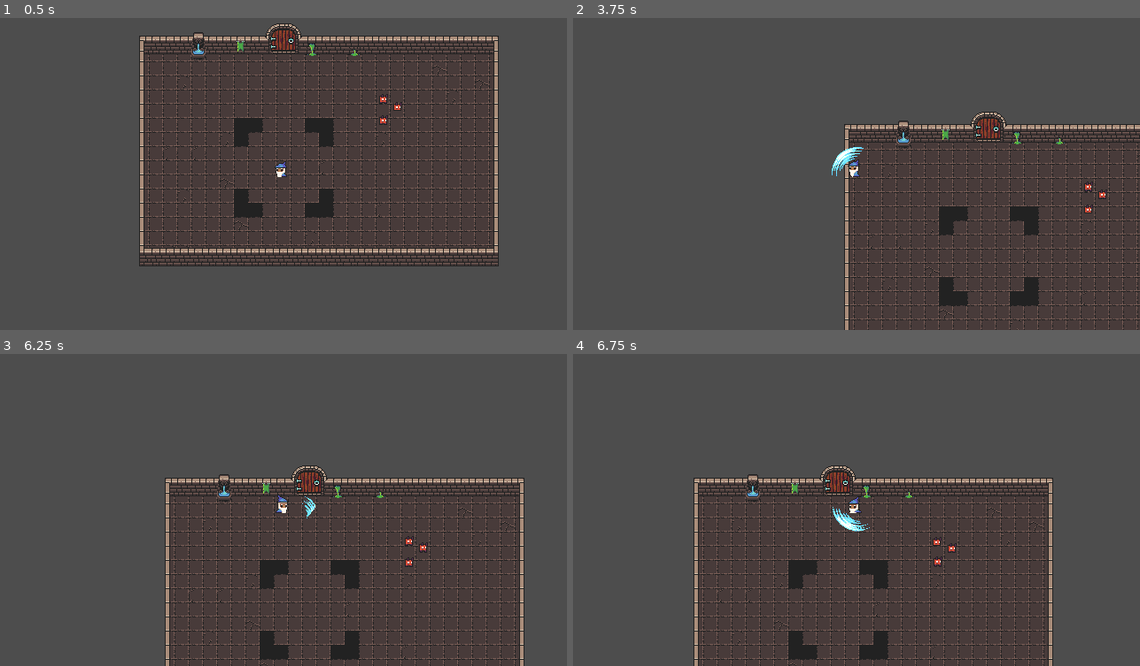
Above: before the commit, frames 1-4 (two rows, left to right).
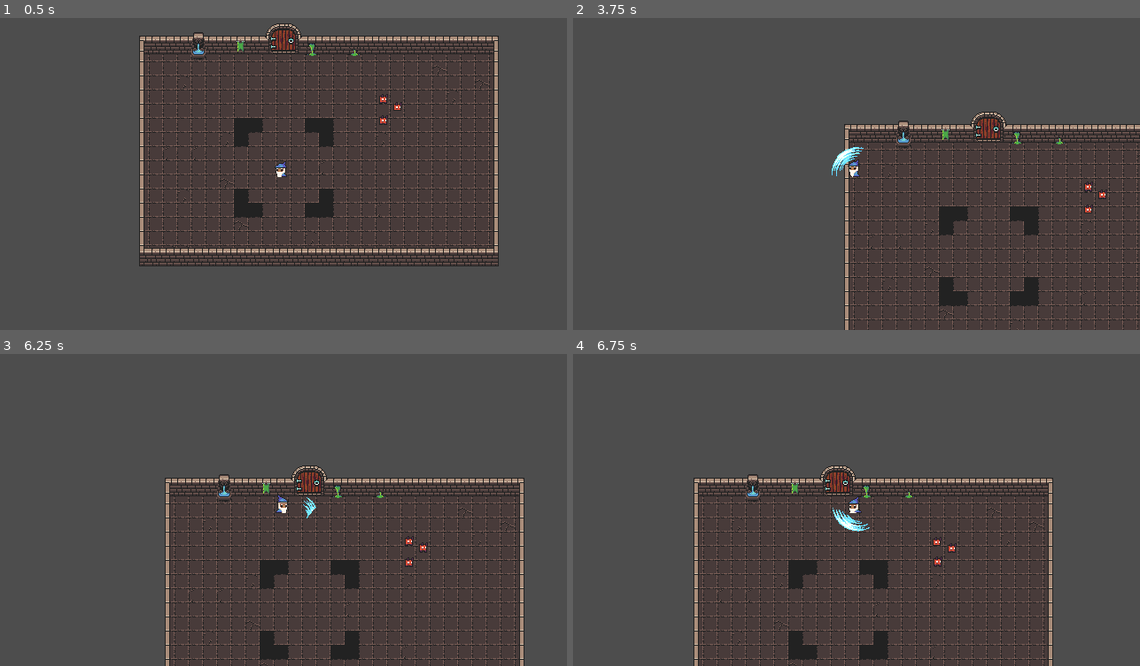
Above: after the commit, the same moments.

Repository: bloyot/arena-roguelike-prototype
Game: Godot game, scene res://scenes/test.tscn
The game is run twice, just before and just after one commit, with the same random seed, the same clock (stepped at 60 frames per second) and the same inputs.
Inputs (mouse positions are in pixels of both pictures, inside the frame that each line leads up to):
- Up to frame 1 (0.5 s): no input
- Up to frame 2 (3.75 s): tap Enter at 0.5 s; move the mouse to (828, 233) at 0.52 s; hold W (move_up) 0.53-2.03 s; click (828, 233) at 0.6 s; tap Q (ability_2, bound only after the commit) at 0.8, 1.35 s; move the mouse to (1026, 217) at 1.27 s; tap E (ability_3, bound only after the commit) at 1.55, 2.1 s; move the mouse to (686, 124) at 2.02 s; hold A (move_left) 2.03-3.53 s; tap Space (ability_4, bound only after the commit) at 2.3, 2.85 s; move the mouse to (884, 170) at 2.77 s; click (884, 170) at 3.05 s; move the mouse to (771, 92) at 3.52 s; hold S (move_down) from 3.53 s (still down); click (771, 92) at 3.6 s
- Up to frame 3 (6.25 s): tap Q (ability_2, bound only after the commit) at 3.8, 4.35 s; move the mouse to (408, 491) at 4.27 s; release S (move_down) at 4.28 s; hold D (move_right) 4.28-5.03 s; tap E (ability_3, bound only after the commit) at 4.55, 5.1 s; move the mouse to (170, 522) at 5.02 s; hold W (move_up) 5.03-5.78 s; tap Space (ability_4, bound only after the commit) at 5.3, 5.85 s; move the mouse to (340, 438) at 5.77 s; hold D (move_right) from 5.78 s (still down); click (340, 438) at 6.05 s
- Up to frame 4 (6.75 s): keep holding D (move_right); move the mouse to (828, 569) at 6.52 s; click (828, 569) at 6.6 s

Frame 1 is identical in both runs. In frame 2, less than 0.1% of the frame differs, in the area x 46-51%, y 41-49%; in frame 3, less than 0.1%; in frame 4, less than 0.1%, in the area x 45-53%, y 49-57%.
Error after the commit: Invalid access of index '1' on a base object of type: 'Array[Ability]'. (res://scripts/ability/ability_system.gd:18)

Commit message:
minor tweaks

Diff:
--- a/project.godot
+++ b/project.godot
@@ -68,15 +68,23 @@
 }
 ability_2={
 "deadzone": 0.2,
-"events": []
+"events": [Object(InputEventKey,"resource_local_to_scene":false,"resource_name":"","device":-1,"window_id":0,"alt_pressed":false,"shift_pressed":false,"ctrl_pressed":false,"meta_pressed":false,"pressed":false,"keycode":0,"physical_keycode":81,"key_label":0,"unicode":113,"location":0,"echo":false,"script":null)
+]
 }
 ability_3={
 "deadzone": 0.2,
-"events": []
+"events": [Object(InputEventKey,"resource_local_to_scene":false,"resource_name":"","device":-1,"window_id":0,"alt_pressed":false,"shift_pressed":false,"ctrl_pressed":false,"meta_pressed":false,"pressed":false,"keycode":0,"physical_keycode":69,"key_label":0,"unicode":101,"location":0,"echo":false,"script":null)
+]
 }
 ability_4={
 "deadzone": 0.2,
-"events": []
+"events": [Object(InputEventKey,"resource_local_to_scene":false,"resource_name":"","device":-1,"window_id":0,"alt_pressed":false,"shift_pressed":false,"ctrl_pressed":false,"meta_pressed":false,"pressed":false,"keycode":0,"physical_keycode":32,"key_label":0,"unicode":32,"location":0,"echo":false,"script":null)
+]
+}
+quit={
+"deadzone": 0.2,
+"events": [Object(InputEventKey,"resource_local_to_scene":false,"resource_name":"","device":-1,"window_id":0,"alt_pressed":false,"shift_pressed":false,"ctrl_pressed":false,"meta_pressed":false,"pressed":false,"keycode":0,"physical_keycode":4194305,"key_label":0,"unicode":0,"location":0,"echo":false,"script":null)
+]
 }
 
 [layer_names]
--- a/scripts/ability/ability_system.gd
+++ b/scripts/ability/ability_system.gd
@@ -3,9 +3,16 @@
 @onready var pivot: Node2D = %Pivot
 @onready var slash_ability: Ability = %SlashAbility
 
-var player: Player
+var abilities: Array[Ability] = []
 
-func use_ability(ability_name: String, target_pos: Vector2) -> void:
-	# TODO use ability name
+func _ready() -> void:
+	for ability_node: Node2D in get_tree().get_nodes_in_group("ability"):
+		if ability_node is Ability:
+			abilities.append(ability_node as Ability)
+
+func use_ability(ability_index, target_pos: Vector2) -> void:
+	if ability_index >= abilities.size():
+		push_error("no ability configured for index " + str(ability_index))
+
 	pivot.global_rotation = global_position.angle_to_point(target_pos)
-	slash_ability.try_activate_ability()
+	abilities[ability_index].try_activate_ability()
--- a/scripts/autoloads/input_manager.gd
+++ b/scripts/autoloads/input_manager.gd
@@ -18,7 +18,11 @@
 		"move_right": Input.is_action_pressed("move_right"),
 		"move_up": Input.is_action_pressed("move_up"),
 		"move_down": Input.is_action_pressed("move_down"),
-		"ability_1": Input.is_action_just_pressed("ability_1")
+		"ability_1": Input.is_action_just_pressed("ability_1"),
+		"ability_2": Input.is_action_just_pressed("ability_2"),
+		"ability_3": Input.is_action_just_pressed("ability_3"),
+		"ability_4": Input.is_action_just_pressed("ability_4"),
+		"quit": Input.is_action_just_pressed("quit")
 	}
 
 # get the input map at the specified frame
--- a/scripts/player.gd
+++ b/scripts/player.gd
@@ -35,21 +35,18 @@
 ########################################
 func _ready() -> void:
 	init_states()
-	# TODO move this to the ability system
-	init_abilities()
 
 func _physics_process(delta: float) -> void:
 	var maybe_new_state: BaseCharacterState.STATE = curr_state.update(delta)
 	if (maybe_new_state != BaseCharacterState.STATE.NONE):
 		change_state(maybe_new_state)
 
-	# determine facing
 	set_facing(determine_facing())
-
-	# move the player
+	handle_abilities()
 	move(delta)
 
-	handle_abilities()
+	if (InputManager.get_input()["quit"]):
+		get_tree().quit()
 
 func move(_delta: float) -> void:
 
@@ -66,9 +63,15 @@
 	move_and_slide()
 
 func handle_abilities() -> void:
-	# TODO integrate this with the ability system
 	if InputManager.get_input()["ability_1"]:
-		ability_system.use_ability("slash", camera.get_global_mouse_position())
+		ability_system.use_ability(0, camera.get_global_mouse_position())
+	if InputManager.get_input()["ability_2"]:
+		ability_system.use_ability(1, camera.get_global_mouse_position())
+	if InputManager.get_input()["ability_3"]:
+		ability_system.use_ability(2, camera.get_global_mouse_position())
+	if InputManager.get_input()["ability_4"]:
+		ability_system.use_ability(3, camera.get_global_mouse_position())
+
 
 func init_states() -> void:
 	# setup the states
@@ -78,9 +81,6 @@
 		states[state.get_state()] = state
 	curr_state = states[BaseCharacterState.STATE.IDLE]
 	change_state(BaseCharacterState.STATE.IDLE)
-
-func init_abilities() -> void:
-	ability_system.player = self
 
 func change_state(target_state: BaseCharacterState.STATE) -> void:
 	assert(states.has(target_state), "STATE " + str(target_state) + " not present on character")
